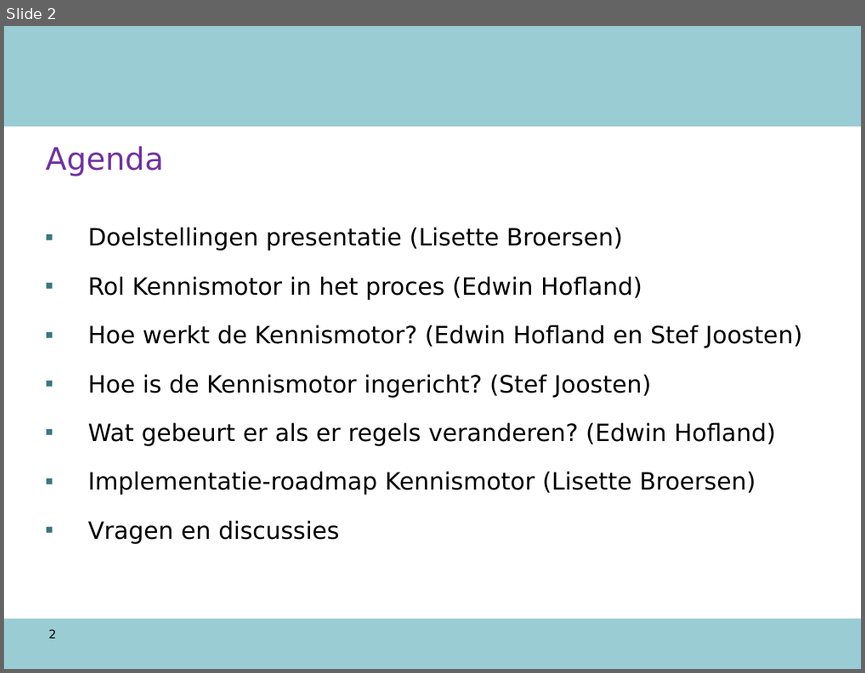
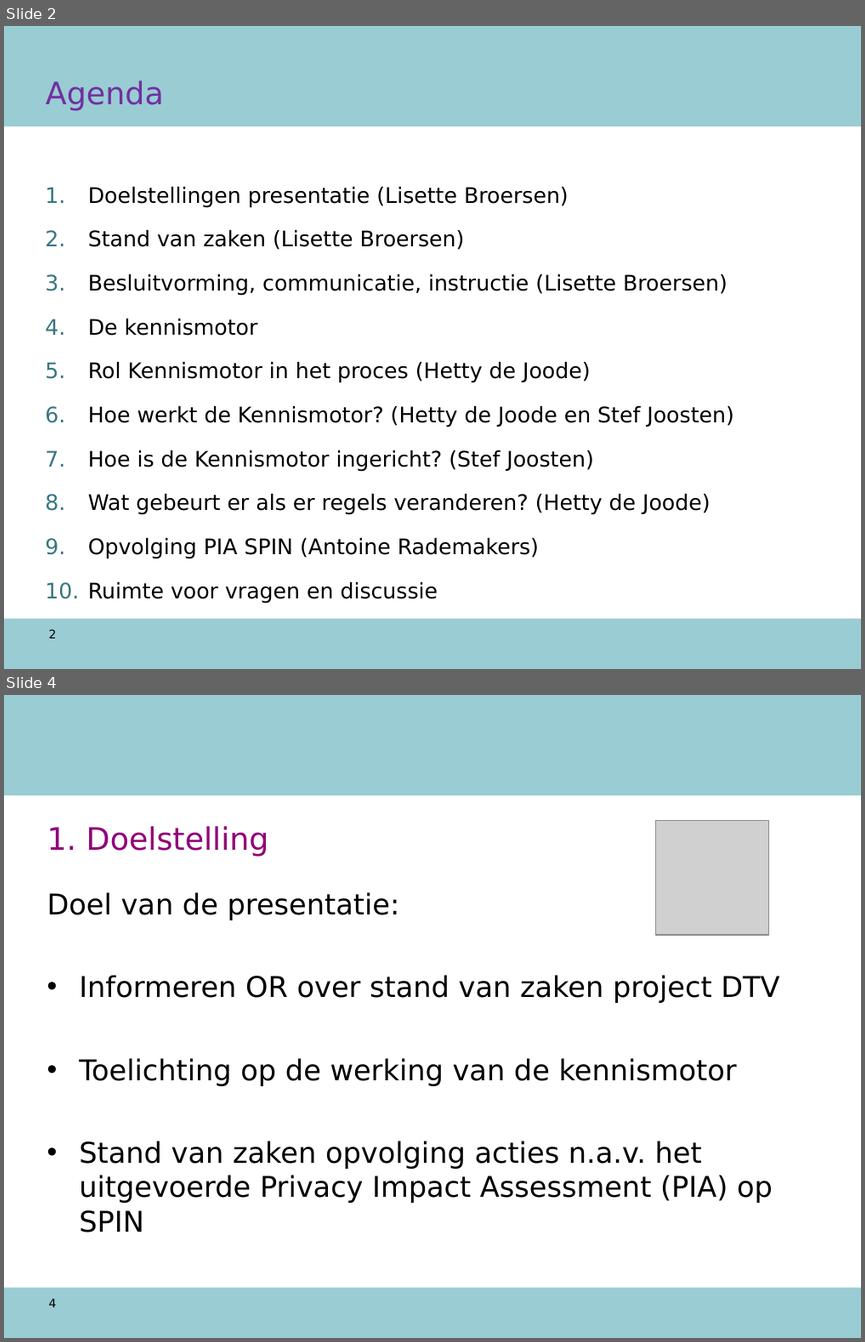
Before and after one commit to AmpersandTarski/ampersand-models, a slide deck: NVWA DTV/werkdocumenten/TO 12 augustus.ppt. Shown one above the other, each under a label of ours: slide 2 before the commit, slides 2 and 4 after it; the slides between them are not shown. The pictures are 865x673 and 865x1342 pixels, drawn with LibreOffice and Linux fonts; fonts in the diff are those of the drawing; grey boxes stand for pictures; background and template pictures are left out. Boxes give left, top, right and bottom in pixels: in the first picture for what was removed or moved away, otherwise in the second. Text is boxed around its words. In the diff, an @@ line names an element or a change of style, - is before the commit and + after.

```diff
--- a/NVWA DTV/werkdocumenten/TO 12 augustus.ppt
+++ b/NVWA DTV/werkdocumenten/TO 12 augustus.ppt
@@ slide 4 added at bbox=[4, 695, 861, 1338], background #FFFFFF; not listed: 2 template elements that a slide beside it also shows @@
@@ picture added at bbox=[655, 821, 768, 935] @@
@@ title added at bbox=[47, 826, 269, 856], 26 pt, text #900079 @@
+1. Doelstelling
@@ text added at bbox=[47, 892, 779, 1232], 24 pt, text #000000 @@
+Doel van de presentatie:
+• Informeren OR over stand van zaken project DTV
+• Toelichting op de werking van de kennismotor
+• Stand van zaken opvolging acties n.a.v. het uitgevoerde Privacy Impact Assessment (PIA) op SPIN
@@ page number added at bbox=[49, 1298, 57, 1307], 10 pt, text #000000 @@
+4
@@ slide 2 changed as well @@
@@ title "Agenda": place and size @@
-title "Agenda" at bbox=[46, 146, 164, 176]
+title "Agenda" at bbox=[46, 80, 164, 111]
@@ text "Doelstellingen presentatie (Lisette Broersen)": place and size @@
-text "Doelstellingen presentatie (Lisette Broersen)" at bbox=[88, 227, 802, 544]
+text "Doelstellingen presentatie (Lisette Broersen)" at bbox=[88, 187, 734, 603]
@@ text at bbox=[88, 187, 594, 471]: size 20 to 18 pt in "Doelstellingen presentatie (Lisette Broersen)", "Hoe is de Kennismotor ingericht? (Stef Joosten)"; bullet ▪ to 1. @@
@@ text at bbox=[88, 230, 734, 427]: text changed; size 20 to 18 pt @@
-▪ Rol Kennismotor in het proces (Edwin Hofland)
-▪ Hoe werkt de Kennismotor? (Edwin Hofland en Stef Joosten)
+2. Stand van zaken (Lisette Broersen)
+3. Besluitvorming, communicatie, instructie (Lisette Broersen)
+4. De kennismotor
+5. Rol Kennismotor in het proces (Hetty de Joode)
+6. Hoe werkt de Kennismotor? (Hetty de Joode en Stef Joosten)
@@ text at bbox=[88, 494, 710, 603]: text changed; size 20 to 18 pt @@
-▪ Wat gebeurt er als er regels veranderen? (Edwin Hofland)
-▪ Implementatie-roadmap Kennismotor (Lisette Broersen)
-▪ Vragen en discussies
+8. Wat gebeurt er als er regels veranderen? (Hetty de Joode)
+9. Opvolging PIA SPIN (Antoine Rademakers)
+10. Ruimte voor vragen en discussie
```
Also in this commit, not shown: 11 other slides changed, 22 other slides added, 6 slides removed, 4 other files.
